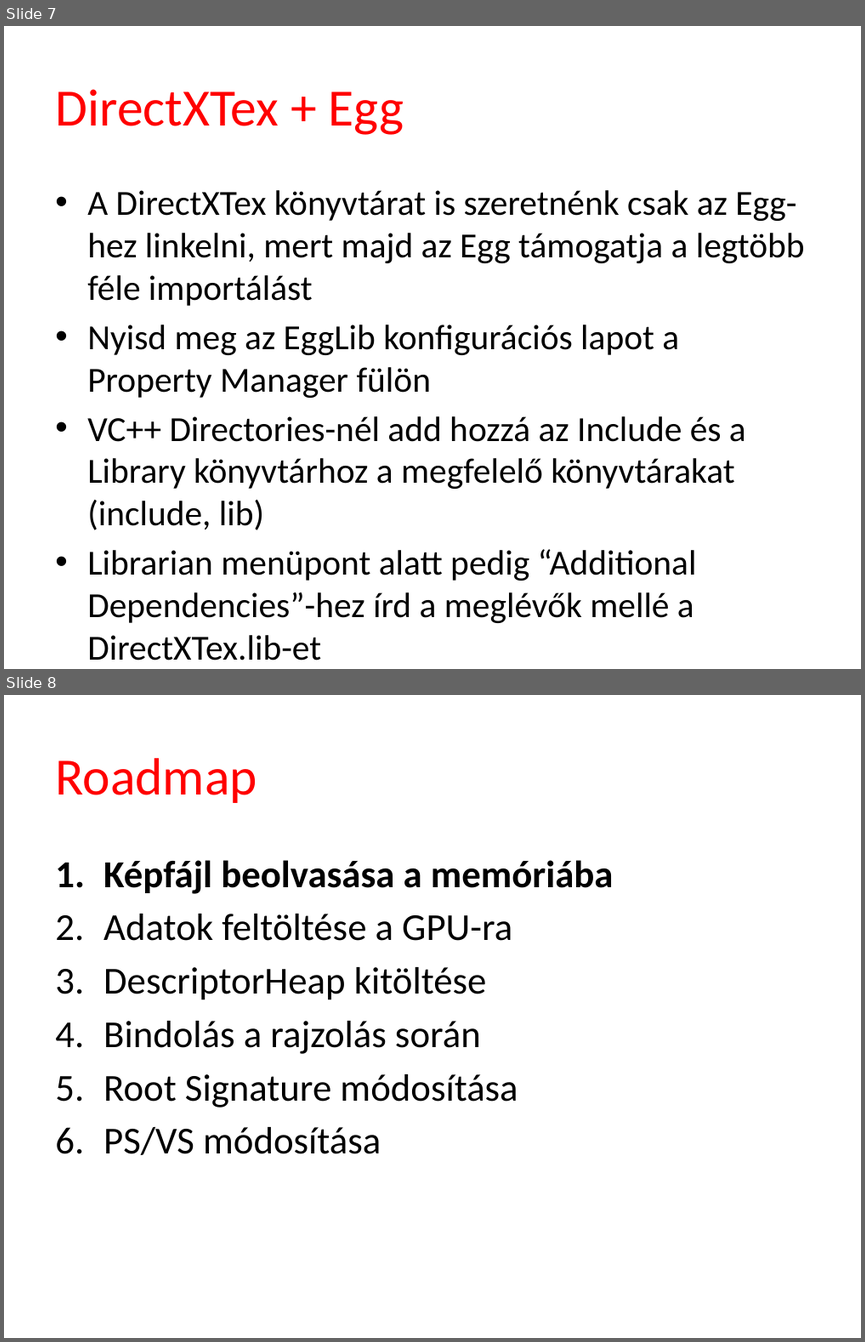
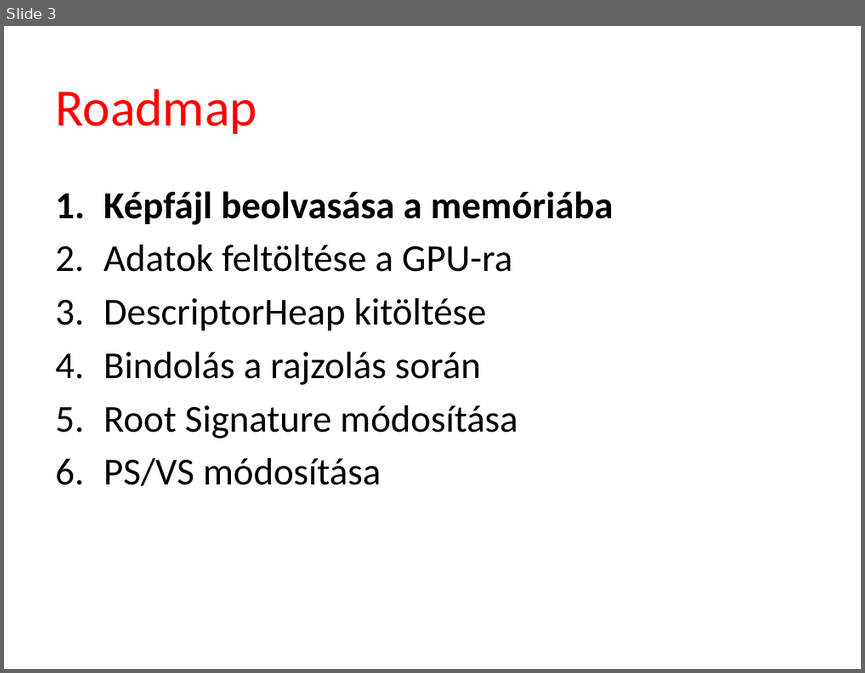
Before and after one commit to szecsi/dx12, a slide deck: Slides/ggl005-Camera.pptx. Shown one above the other, each under a label of ours: slides 7 and 8 before the commit, slide 3 after it. The pictures are 865x1342 and 865x673 pixels, drawn with LibreOffice and Linux fonts; fonts in the diff are those of the drawing; background and template pictures are left out. Boxes give left, top, right and bottom in pixels: in the first picture for what was removed or moved away, otherwise in the second. Text is boxed around its words. In the diff, an @@ line names an element or a change of style, - is before the commit and + after.

```diff
--- a/Slides/ggl005-Camera.pptx
+++ b/Slides/ggl005-Camera.pptx
@@ slide 7 removed at (4, 26, 861, 669), background #FFFFFF @@
@@ title removed at (55, 89, 404, 135) @@
-DirectXTex + Egg
@@ text removed at (87, 190, 805, 660) @@
-• A DirectXTex könyvtárat is szeretnénk csak az Egg-hez linkelni, mert majd az Egg támogatja a legtöbb féle importálást
-• Nyisd meg az EggLib konfigurációs lapot a Property Manager fülön
-• VC++ Directories-nél add hozzá az Include és a Library könyvtárhoz a megfelelő könyvtárakat (include, lib)
-• Librarian menüpont alatt pedig “Additional Dependencies”-hez írd a meglévők mellé a DirectXTex.lib-et
@@ what was slide 8 is now slide 3 @@
```
Also in this commit, not shown: 1 slide changed, 1 slide added, 5 other slides removed, 3 other files.
